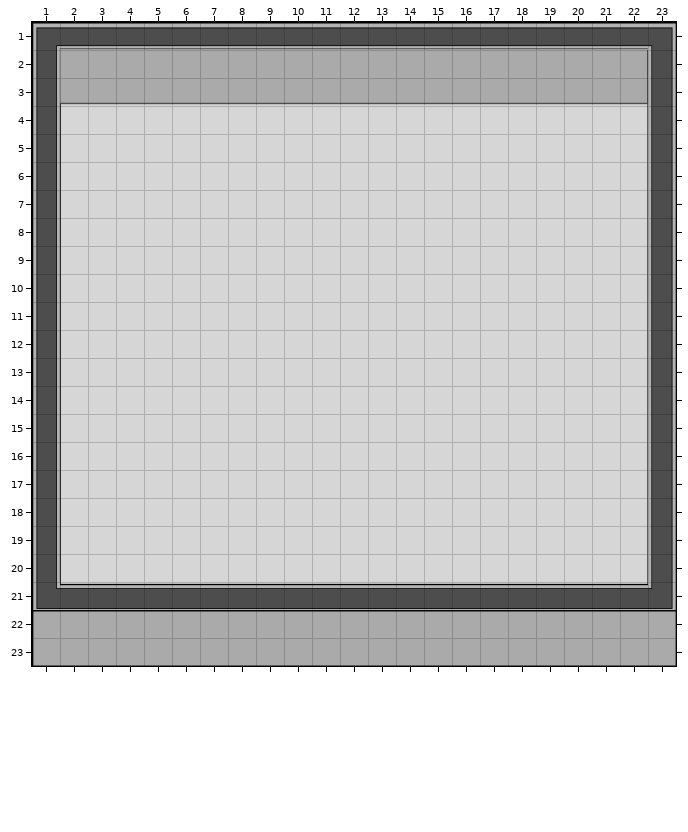
Level history. Tiled map: android/assets/map4.tmx. This is how it looked before the edit.
Cells are 50x50 px. Shown: x 1..23, y 1..23.
New version:
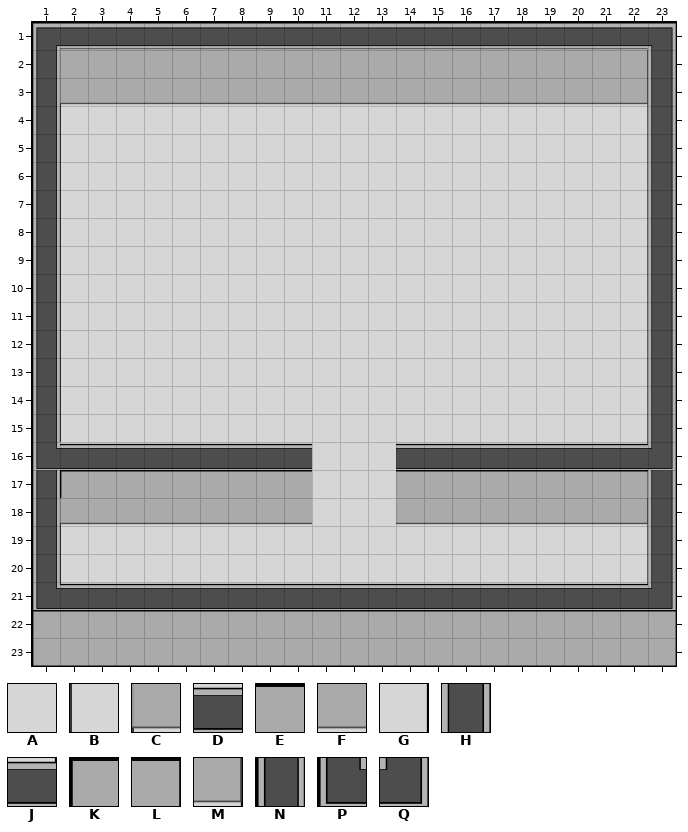
Key: from "map_second_pack": A 0, B 3, C 4, D 6, E 7, F 12, G 13, H 14, J 15, K 17, L 18, M 19, N 21, P 24, Q 25.
_ is an empty cell.
The exact change:
Layer "map":
Tile B becomes tile C in row 18 at x 2.
Tile A becomes tile D in row 16 at x 3 to 10 and 14 to 21.
Tile B becomes tile D in row 16 at x 2.
Tile A becomes tile E in row 17 at x 3 to 10 and 14 to 21.
Tile A becomes tile F in row 18 at x 3 to 10 and 14 to 21.
Tile G becomes tile J in row 16 at x 22.
Tile B becomes tile K in row 17 at x 2.
Tile G becomes tile L in row 17 at x 22.
Tile G becomes tile M in row 18 at x 22.
Tile N becomes tile P in row 16 at x 1.
Tile H becomes tile Q in row 16 at x 23.
Boxes around the changes in both pictures, in picture pixels (x1, y1, x2, y2):
changed: (36, 442, 312, 525)
changed: (396, 443, 673, 525)
